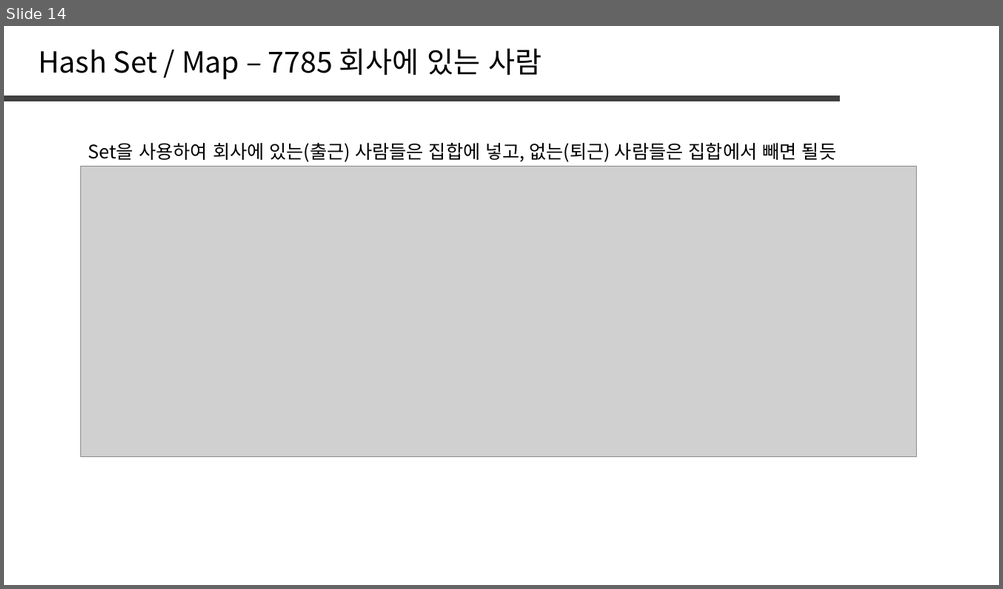
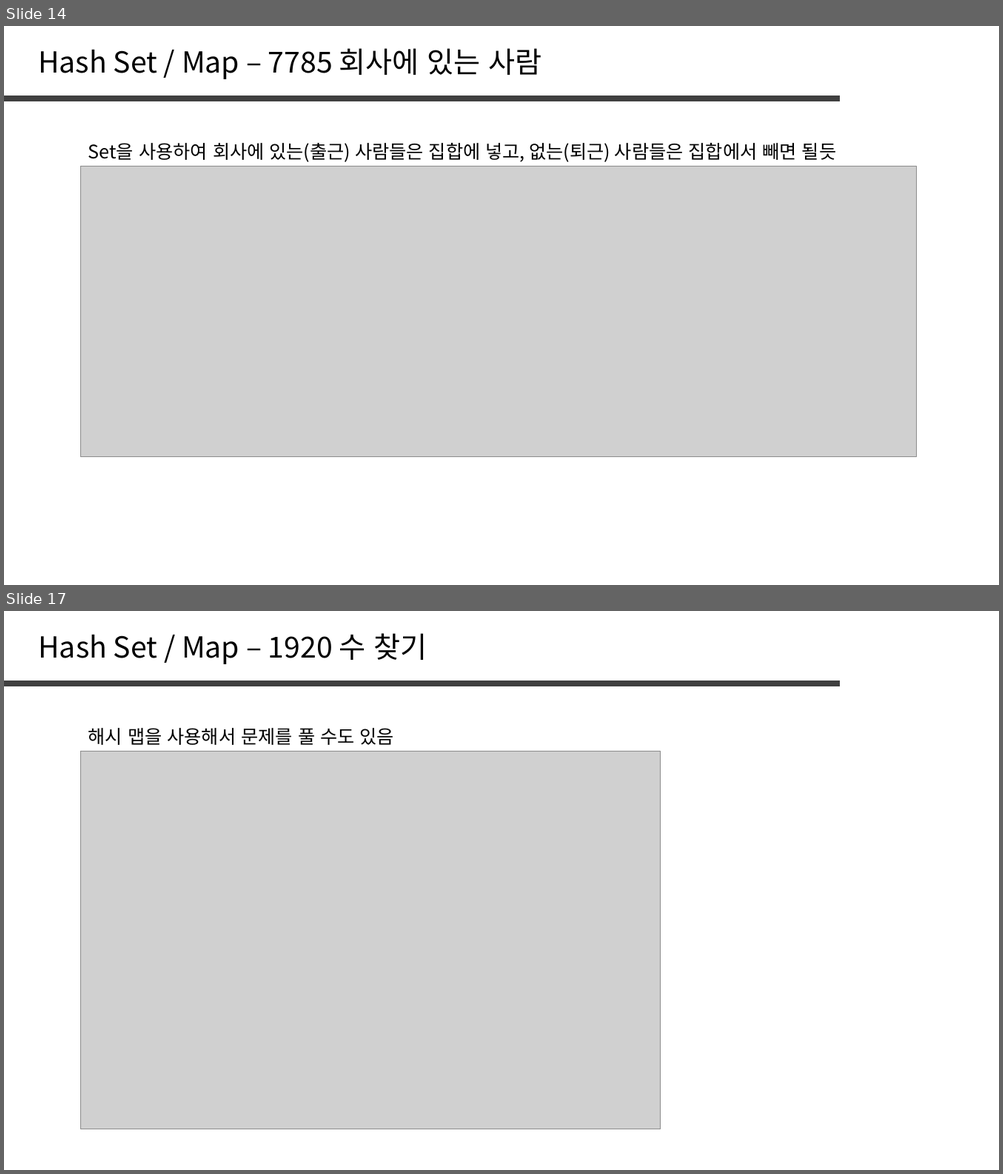
Before and after one commit to jaehoo1/PS-study, a slide deck: study/15_Hash Set, Hash Map.pptx. Shown one above the other, each under a label of ours: slide 14 before the commit, slides 14 and 17 after it; the slides between them are not shown. The pictures are 1003x589 and 1003x1174 pixels, drawn with LibreOffice and Linux fonts; fonts in the diff are those of the drawing; grey boxes stand for pictures. Boxes give left, top, right and bottom in pixels: in the first picture for what was removed or moved away, otherwise in the second. Text is boxed around its words. In the diff, an @@ line names an element or a change of style, - is before the commit and + after.

```diff
--- a/study/15_Hash Set, Hash Map.pptx
+++ b/study/15_Hash Set, Hash Map.pptx
@@ slide 17 added at (4,611,999,1170), background #FFFFFF @@
@@ text added at (38,633,427,664), 28 pt, text #000000 @@
+Hash Set / Map – 1920 수 찾기
@@ line added from (4, 684) to (839, 684), #404040 6 pt @@
@@ text added at (88,728,394,745), 18 pt, text #000000 @@
+해시 맵을 사용해서 문제를 풀 수도 있음
@@ picture added at (81,752,660,1129) @@
```
Also in this commit, not shown: 1 slide changed, 9 other slides added.
